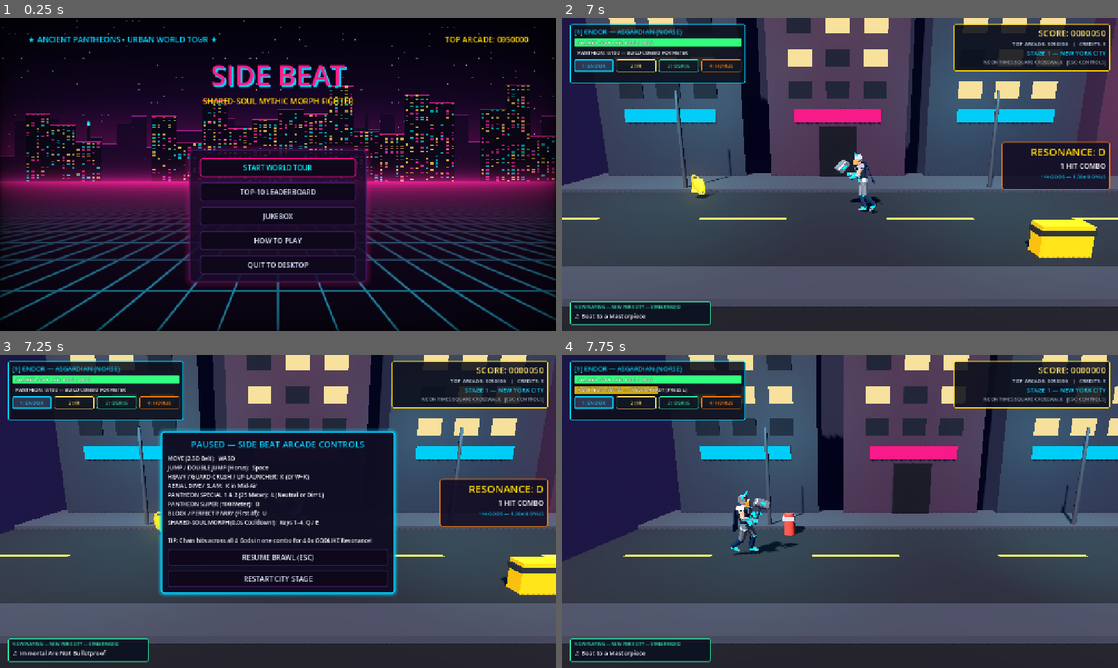
Above: before the commit, frames 1-4 (two rows, left to right).
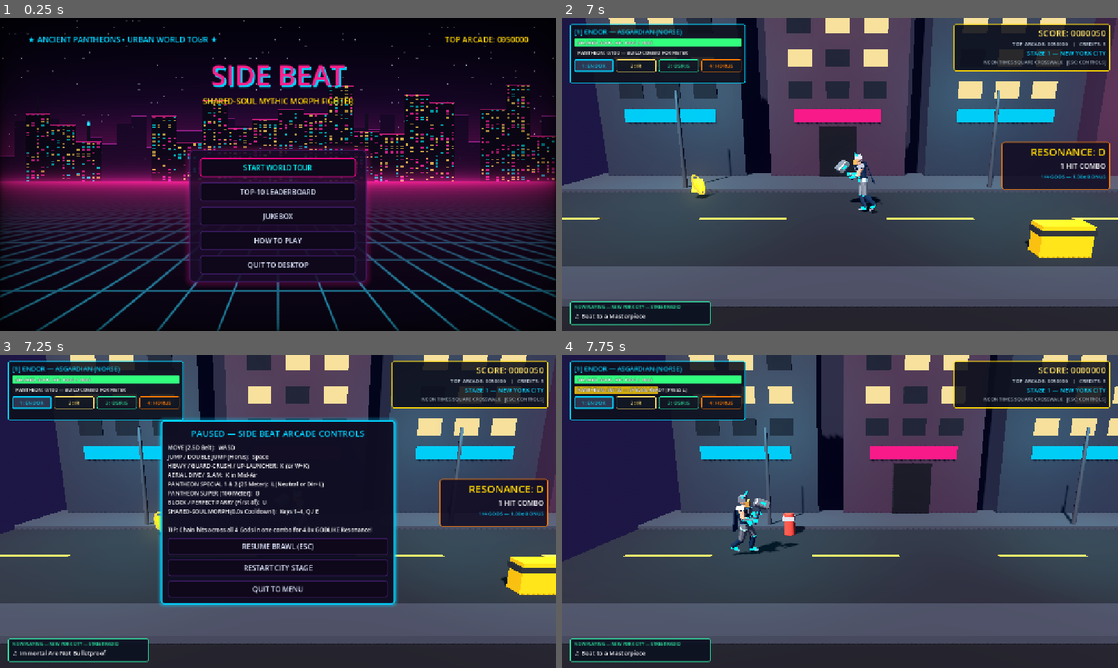
Above: after the commit, the same moments.

Repository: leouofa/side-beat
Game: Godot game, scene res://scenes/main/boot.tscn
The game is run twice, just before and just after one commit, with the same random seed, the same clock (stepped at 60 frames per second) and the same inputs. Sound files missing from this copy of the repository are replaced by a short silence.
Inputs (mouse positions are in pixels of both pictures, inside the frame that each line leads up to):
- Up to frame 1 (0.25 s): no input
- Up to frame 2 (7 s): click "START WORLD TOUR" at 0.5 s; click "Stage 1: New York City" at 1.25 s; click "Stage 1: New York City" at 2 s; click "ENTER WORLD TOUR >>" at 2.75 s; tap L (attack_special) at 3.5, 4.25, 4.35 s; move the mouse to (962, 158) at 3.52 s; hold D (move_right) 3.53-4.28 s; tap K (attack_heavy) at 3.6 s; click (962, 158) at 3.67 s; tap Space (jump) at 3.77, 4.52, 6.02, 6.77 s; move the mouse to (728, 190) at 4.27 s; hold S (move_down) 4.28-5.03 s; click (728, 190) at 4.42 s; move the mouse to (895, 105) at 5.02 s; hold D (move_right) 5.03-5.78 s; tap O (attack_super) at 5.1 s; click (895, 105) at 5.17 s; move the mouse to (812, 237) at 5.77 s; hold W (move_up) 5.78-6.53 s; tap U (block_parry) at 5.85 s; click (812, 237) at 5.92 s; move the mouse to (1006, 221) at 6.52 s; hold A (move_left) from 6.53 s (still down); tap 1 (morph_1) at 6.6 s; click (1006, 221) at 6.67 s
- Up to frame 3 (7.25 s): keep holding A (move_left); tap Escape (pause) at 7.15 s
- Up to frame 4 (7.75 s): release A (move_left) at 7.25 s; click "RESTART CITY STAGE" at 7.25 s

Frames 1-2 are identical in both runs. In frame 3, 9.8% of the frame differs, in the area x 28-72%, y 19-81%; in frame 4, nothing differs.

Commit message:
feat(ui): add quit to menu button on pause screen
Players previously had no way to exit an active stage back to the main title screen from the pause screen without either completing the stage or taking a Game Over. This left players trapped in runs they wished to abandon.

Add a "QUIT TO MENU" action button to the arcade HUD pause card:
- Matches the immediate exit flow of the existing restart action without redundant confirmation popups.
- Ensures clean teardown by unpausing the scene tree and clearing low-pass audio ducking prior to switching scenes to the title screen.
- Forfeits abandoned runs cleanly without submitting partial scores to the leaderboard.
- Adjusts pause card dimensions to fit the additional button within the synthwave layout.
- Extends the headless test runner to verify button presentation, cursor styling, unpausing, and signal dispatch.

Diff:
--- a/scripts/stage/stage_runner.gd
+++ b/scripts/stage/stage_runner.gd
@@ -61,6 +61,7 @@
 	hud.continue_accepted.connect(_on_continue_accepted)
 	hud.restart_stage_requested.connect(_on_restart_requested)
 	hud.next_stage_requested.connect(_on_next_stage_requested)
+	hud.exit_to_menu_requested.connect(_on_exit_to_menu_requested)
 
 	if SoundtrackManager:
 		SoundtrackManager.set_ducked_lowpass(false, 0.1)
@@ -116,3 +117,10 @@
 		GameManager.load_stage(next_st)
 	else:
 		get_tree().change_scene_to_file("res://scenes/ui/victory_screen.tscn")
+
+
+func _on_exit_to_menu_requested() -> void:
+	if SoundtrackManager:
+		SoundtrackManager.set_ducked_lowpass(false, 0.1)
+	get_tree().paused = false
+	get_tree().change_scene_to_file("res://scenes/ui/title_screen.tscn")
--- a/scripts/ui/arcade_hud.gd
+++ b/scripts/ui/arcade_hud.gd
@@ -7,6 +7,7 @@
 signal continue_accepted
 signal restart_stage_requested
 signal next_stage_requested
+signal exit_to_menu_requested
 
 var _hp_bar: ProgressBar
 var _hp_label: Label
@@ -40,6 +41,7 @@
 var _toast_tween: Tween
 
 var _pause_panel: PanelContainer
+var _pause_quit_btn: Button
 var _continue_panel: PanelContainer
 var _continue_timer_label: Label
 var _clear_panel: PanelContainer
@@ -347,8 +349,8 @@
 	# Pause & Controls Card
 	_pause_panel = PanelContainer.new()
 	_pause_panel.set_anchors_preset(Control.PRESET_CENTER)
-	_pause_panel.position = Vector2(-270, -185)
-	_pause_panel.custom_minimum_size = Vector2(540, 370)
+	_pause_panel.position = Vector2(-270, -210)
+	_pause_panel.custom_minimum_size = Vector2(540, 420)
 	_pause_panel.visible = false
 	_pause_panel.add_theme_stylebox_override(
 		"panel",
@@ -396,6 +398,15 @@
 		restart_stage_requested.emit()
 	)
 	pv.add_child(restart_btn)
+
+	_pause_quit_btn = Button.new()
+	_pause_quit_btn.text = "QUIT TO MENU"
+	SynthwaveUI.apply_button_style(_pause_quit_btn)
+	_pause_quit_btn.pressed.connect(func():
+		_set_paused(false)
+		exit_to_menu_requested.emit()
+	)
+	pv.add_child(_pause_quit_btn)
 
 	# Continue Countdown Overlay
 	_continue_panel = PanelContainer.new()
--- a/tests/run_tests.gd
+++ b/tests/run_tests.gd
@@ -509,6 +509,15 @@
 	add_child(hud)
 	var pause_p := hud.get("_pause_panel") as PanelContainer
 	_assert(pause_p != null and pause_p.has_theme_stylebox_override("panel"), "Pause card has synthwave StyleBox override")
+	_assert(hud._pause_quit_btn != null, "Pause card has quit button")
+	_assert(hud._pause_quit_btn.text == "QUIT TO MENU", "Pause quit button is labeled 'QUIT TO MENU'")
+	_assert(hud._pause_quit_btn.mouse_default_cursor_shape == Control.CURSOR_POINTING_HAND, "Pause quit button has pointing hand cursor")
+	var quit_emitted := [false]
+	hud.exit_to_menu_requested.connect(func(): quit_emitted[0] = true)
+	get_tree().paused = true
+	hud._pause_quit_btn.pressed.emit()
+	_assert(quit_emitted[0], "Pressing pause quit button emits exit_to_menu_requested signal")
+	_assert(not get_tree().paused, "Pressing pause quit button unpauses scene tree")
 	_assert(hud._next_stage_btn.mouse_default_cursor_shape == Control.CURSOR_POINTING_HAND, "Next stage button has pointing hand cursor")
 	_assert(hud._replay_stage_btn.mouse_default_cursor_shape == Control.CURSOR_POINTING_HAND, "Replay stage button has pointing hand cursor")
 	hud.free()
